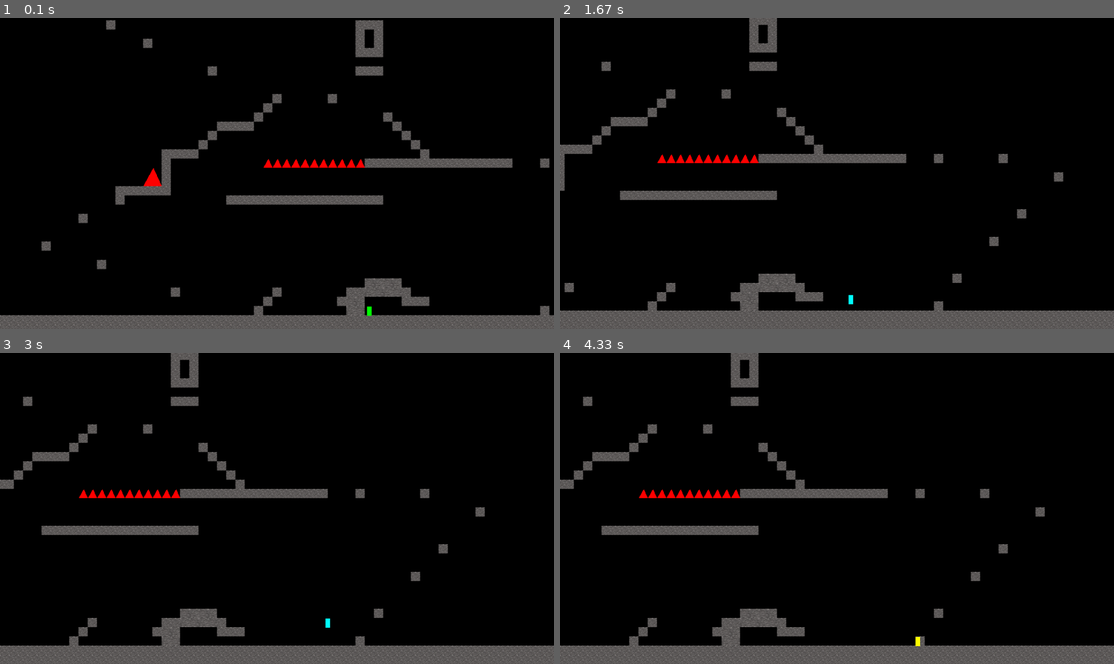
Above: before the commit, frames 1-4 (two rows, left to right).
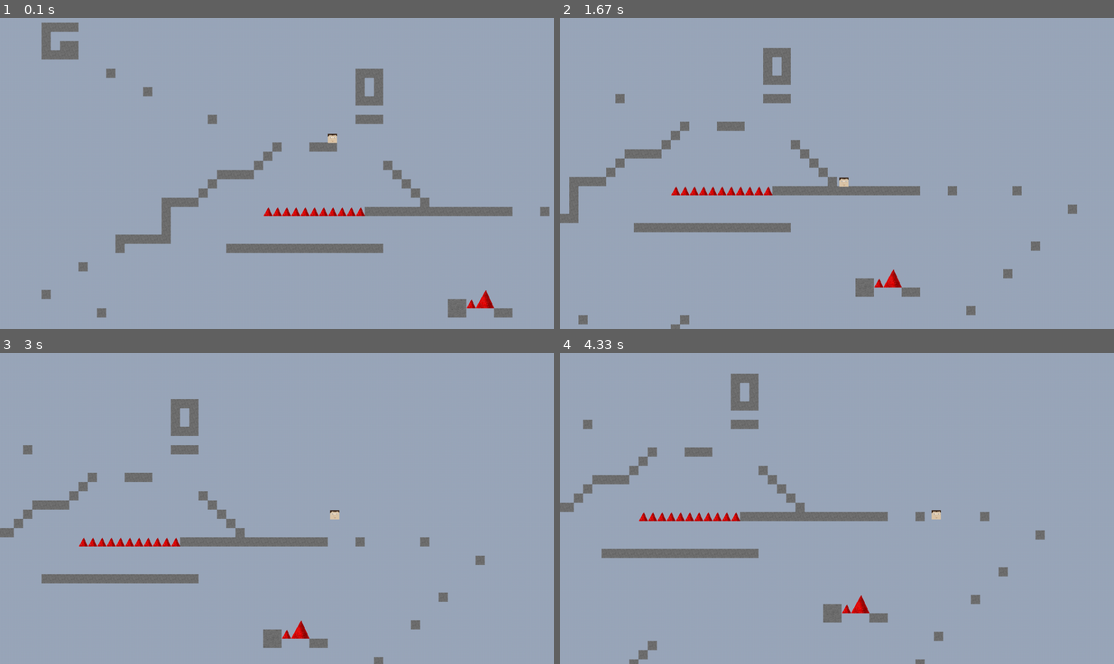
Above: after the commit, the same moments.

Repository: CocoMarck/Juego-cuadradoFeliz
Game: pygame game, started from cuadradoFeliz.py
Two runs of this game, one before a commit and one after it. Both use one fixed random seed, a clock stepped at 60 frames per second and the inputs below.
Inputs:
- Up to frame 1 (0.1 s): no input
- Up to frame 2 (1.67 s): hold Right 0.33-0.8 s; hold Right 0.83-1.3 s; tap Space at 0.9, 1.2, 1.4 s; hold Left from 1.33 s (still down)
- Up to frame 3 (3 s): tap Space at 1.7, 2.4, 2.7 s; release Left at 1.87 s; hold Right 2.33-2.97 s
- Up to frame 4 (4.33 s): hold Left 3-3.47 s; tap Space at 3.07, 3.37, 3.57, 3.87, 4.07 s; hold Right 3.5-3.97 s; hold Right from 4 s (still down)

The runs differ from the first frame. In frame 1, 100% of the frame differs, in the area x 0-100%, y 0-100%; in frame 2, 100%; in frame 3, 100%; in frame 4, 100%.

Commit message:
Add files via upload

Diff:
--- a/Modulos/pygame/Modulo_pygame.py
+++ b/Modulos/pygame/Modulo_pygame.py
@@ -21,46 +21,7 @@
     # Si el obj_main, esta colisionando con el obj_collide, seguira el codigo
     if obj_main.rect.colliderect(obj_collide.rect):
         # Para detectar que la altura el solido y la del jugador sean correctas.
-        if obj_main.rect.height > obj_collide.rect.height:
-            # Advertencia Altura de obj_collide mas pequeña comparada con la del obj_main
-            if obj_collide.rect.height == obj_main.rect.height/2:
-                # obj_main = 16, obj_collide = 8,
-                # more_height = obj_main -( obj_main + (obj_collide/2) ) = -4
-                more_height = (
-                    obj_main.rect.height -( obj_main.rect.height + (obj_collide.rect.height/2) )
-                )
-            else:
-                more_height = 0
-
-        elif obj_main.rect.height < obj_collide.rect.height:
-            # Advertencia Altura de obj_collide mas alta comparada con la del obj_main
-            # Para acomodar colision del lado de abajo de forma adecuada.
-            # Ejemplo:
-            # obj_collide.altura = 32
-            # obj_main.altura = 16
-            # 16 cabe dos veces en 32, entonces: count = 2
-            # more_height = obj_collide.altura - ( obj_main.altura / ( count/(count/2) ) ) = 24
-            # para evitar bugs:
-            # more_height = more_height -(obj_main.altura/4)
-            count = 1
-            difference = obj_collide.rect.height
-            reduction = True
-            while reduction:
-                count += 1
-                difference -= obj_main.rect.height
-                if difference <= obj_main.rect.height:
-                    reduction = False
-            more_height = (
-                obj_collide.rect.height -( obj_main.rect.height / ( count/(count/2) ) )
-                -(obj_main.rect.height/4)
-            )
-
-        else:
-            # Excelente, la altura de obj_main es la misma que la de obj_collide
-            # El "+(obj_collide.rect.height//4)", es para evitar dos colisiones seguidas:
-            # Puede ser colisionar del lado izquierdo o derecho y seguido el lado inferior.
-            # Funciona, porque la colision del lado inferior, esta un poco mas abajo de lo normal.
-            more_height = obj_collide.rect.height//4
+        more_height = obj_more_height(obj_main=obj_main, obj_collide=obj_collide)
 
 
         # Deteccion de colision arriba/abajo
@@ -115,6 +76,112 @@
 
 
 
+def obj_collision_sides_rebound(obj_main, obj_collide):
+    '''
+    El objeto main, tiene que tener atributos adicionales llamados
+    self.jumping = bool
+    self.move_positive_x = bool
+    '''
+    # Si el obj_main, esta colisionando con el obj_collide, seguira el codigo
+    if obj_main.rect.colliderect(obj_collide.rect):
+        # Para detectar que la altura el solido y la del jugador sean correctas.
+        more_height = obj_more_height(obj_main=obj_main, obj_collide=obj_collide)
+
+        # Deteccion de colision arriba/abajo
+        # Recuerda que no se puede colisionar dos veces, se eliguira una colision, y en este caso siempre tiene mas pioridad la colision arriba, debido a que esta arriba de la linea de colision de a abajo.
+        direction = None
+        if obj_main.rect.y < obj_collide.rect.y:
+            # El obj_main, se movera "el valor de coordenadas y del obj_collide, menos el valor de la altura del obj_collide, mas un pixel", mueve al obj_main hacia arriba ( tendencia a ser valor negativo ).
+            # Unicamente en esta posición, el jugador podra moverse y saltar.
+            direction = 'collide_up'
+            #obj_main.rect.y = obj_collide.rect.y - obj_main.rect.height
+            obj_main.jumping = True
+
+        elif obj_main.rect.y > obj_collide.rect.y + (more_height):
+            # El obj_main, se movera "el valor de coorenadas y de obj_collide, mas el valor de la altura del obj_collide", mueva al obj_main hacia abajo ( tendencia a ser valor positivo ).
+            # El obj_main, ya no tendra permitido saltar.
+            direction = 'collide_down'
+            obj_main.rect.y = obj_collide.rect.y + obj_collide.rect.height
+            obj_main.jumping = False
+
+            # Si el obj_collide tiene menos altura que el obj_main, el obj_main no podra moverse de izq/der
+            # Se forzara aleatoriamente el movimiento hacia la izquierda o derecha.
+            if more_height == 0:
+                pass
+
+        # Deteccion de colision izquierda/derecha
+        # Collisionar de izquierda/derecha solo cuando el obj_main no es mas pequeño en hight que del obj_collide
+        # Si more_height esta en 0, el jugador no colisionara en lados izquierda/derecha.
+        elif not more_height == 0:
+            # El "obj_main.not_move", ayuda a que no se pueda mover de ninguna manera al obj_main
+            # Los "obj_main.rect.x +- = self.speed" vistos aqui, redirecciónan al lado contrario al obj_main dependiendo si colisiono del lado derecho o del lado izquierdo
+            # Recuerda que no se puede colisionar dos veces, se eliguira una colision, y en este caso siempre tiene mas pioridad la colision izquirda, debido a que esta arriba de la linea de colision de la derecha.
+            if obj_main.rect.x < obj_collide.rect.x + (obj_main.speedxy/8):
+                direction = 'collide_left'
+                obj_main.rect.x = obj_collide.rect.x -obj_main.rect.width*2
+                obj_main.move_positive_x = False
+
+            elif obj_main.rect.x > obj_collide.rect.x - (obj_main.speedxy/8):
+                direction = 'collide_right'
+                obj_main.rect.x = obj_collide.rect.x +obj_collide.rect.width*2
+                obj_main.move_positive_x = True
+
+        # Retornar valores
+        if not direction == None:
+            return direction
+
+
+
+
+def obj_more_height(obj_main, obj_collide):
+    # Si el obj_main, esta colisionando con el obj_collide, seguira el codigo
+    # Para detectar que la altura el solido y la del jugador sean correctas.
+    if obj_main.rect.height > obj_collide.rect.height:
+        # Advertencia Altura de obj_collide mas pequeña comparada con la del obj_main
+        if obj_collide.rect.height == obj_main.rect.height/2:
+            # obj_main = 16, obj_collide = 8,
+            # more_height = obj_main -( obj_main + (obj_collide/2) ) = -4
+            more_height = (
+                obj_main.rect.height -( obj_main.rect.height + (obj_collide.rect.height/2) )
+            )
+        else:
+            more_height = 0
+
+    elif obj_main.rect.height < obj_collide.rect.height:
+        # Advertencia Altura de obj_collide mas alta comparada con la del obj_main
+        # Para acomodar colision del lado de abajo de forma adecuada.
+        # Ejemplo:
+        # obj_collide.altura = 32
+        # obj_main.altura = 16
+        # 16 cabe dos veces en 32, entonces: count = 2
+        # more_height = obj_collide.altura - ( obj_main.altura / ( count/(count/2) ) ) = 24
+        # para evitar bugs:
+        # more_height = more_height -(obj_main.altura/4)
+        count = 1
+        difference = obj_collide.rect.height
+        reduction = True
+        while reduction:
+            count += 1
+            difference -= obj_main.rect.height
+            if difference <= obj_main.rect.height:
+                reduction = False
+        more_height = (
+            obj_collide.rect.height -( obj_main.rect.height / ( count/(count/2) ) )
+            -(obj_main.rect.height/4)
+        )
+
+    else:
+        # Excelente, la altura de obj_main es la misma que la de obj_collide
+        # El "+(obj_collide.rect.height//4)", es para evitar dos colisiones seguidas:
+        # Puede ser colisionar del lado izquierdo o derecho y seguido el lado inferior.
+        # Funciona, porque la colision del lado inferior, esta un poco mas abajo de lo normal.
+        more_height = obj_collide.rect.height//4
+
+    return more_height
+
+
+
+
 def obj_coordinate_multiplier(
     multipler=2,
     pixel=16,
@@ -197,7 +264,6 @@
     all_sprites=None,
     limit_objects=None,
     player=None,
-    player_spawn_hp=100, player_spawn_xy=[0, 0]
 ):
     '''
     Función para mover la camara, segun donde se mueva el jugador. Ya sea verticalmente o horizontalmente
@@ -219,6 +285,7 @@
     Entero: player_spawn_hp, es el valor entero de vida inicial del jugador.
     Lista:  player_spawn_xy, es la posición de inicio "x y"  del jugador.
     '''
+    dead = False
     # Camara lado x
     # Si la camara detecta que hay un limite de camara del lado derecho/izquierdo y que el jugador no esta en medio de la pantalla, lo detectara, y no permitira mover la camara.
     camera_move_x = True
@@ -297,24 +364,10 @@
                 sprite.rect.y -= player.gravity_power
 
     # Cuando el player muere
-    if player.hp == 0:
-        # Establecer todos los objetos como al inicio del juego
-        # Con base al valor xy actual de la camara, sus valores xy se invierten y se suman a las coordenadas actuales de los sprites.
-        # Recuerda que esto es posible: "x+ -x = 0"
-        for sprite in all_sprites:
-            sprite.rect.x += (camera_x*-1)
-            sprite.rect.y += (camera_y*-1)
-
-        # Establecer camara en la posición inicial
-        camera_x = 0
-        camera_y = 0
-
-        # Establecer player como al inicio del juego
-        player.rect.x = player_spawn_xy[0]
-        player.rect.y = player_spawn_xy[1]
-        player.hp = player_spawn_hp
-
-    return [camera_x, camera_y]
+    if player.hp <= 0:
+        dead = True
+
+    return [camera_x, camera_y, dead]
 
 
 
--- a/cuadradoFeliz.py
+++ b/cuadradoFeliz.py
@@ -1,7 +1,8 @@
 from Modulos.Modulo_Text import Text_Read
 from Modulos.pygame.Modulo_pygame import (
     generic_colors, obj_collision_sides_solid, obj_coordinate_multiplier,
-    player_camera_prepare, player_camera_move
+    player_camera_prepare, player_camera_move,
+    obj_collision_sides_rebound
 )
 
 import pygame, sys, os, random
@@ -39,16 +40,12 @@
 
 # Objetos / Clases
 class Player(pygame.sprite.Sprite):
-    def __init__(self, position=(disp_width//2,disp_height//2), show_collide=True ):
+    def __init__(self, position=(disp_width//2,disp_height//2), show_collide=False, show_sprite=True ):
         super().__init__()
 
         # Sprite
-        #self.sprite = pygame.sprite.Sprite()
-        #self.sprite.surf = pygame.transform.scale(
-        #    pygame.image.load(os.path.join(dir_sprites, 'floor/stone.png')), (disp_width//60, disp_width//60)
-        #)
-        #self.sprite.rect = self.sprite.surf.get_rect(center=position)
-        #all_sprites.add(self.sprite)
+        self.show_sprite = show_sprite
+        self.sprite = None
 
         self.surf = pygame.Surface( (disp_width//120, disp_width//60), pygame.SRCALPHA )
         if show_collide == True:
@@ -61,6 +58,7 @@
         self.rect = self.surf.get_rect(
             center=position
         )
+        all_sprites.add(self)
 
         # Movimeinto
         # Jump power, establece velocidad y alura de salto.
@@ -73,6 +71,7 @@
 
         # Vida
         self.hp = 100
+
 
     def move(self):
         # Teclas de movimiento
@@ -94,12 +93,20 @@
                 self.rect.x -= self.speed
                 if self.jumping == False and self.gravity == False:
                     self.surf.fill( generic_colors('yellow', transparency=self.transparency) )
+                elif self.jumping == True:
+                    self.surf.fill( (128, 0, 255, self.transparency) )
+                else:
+                    self.surf.fill( (0, 128, 255, self.transparency) )
 
             if self.pressed_right:
                 self.moving = True
                 self.rect.x += self.speed
                 if self.jumping == False and self.gravity == False:
                     self.surf.fill( generic_colors('yellow', transparency=self.transparency) )
+                elif self.jumping == True:
+                    self.surf.fill( (128, 0, 255, self.transparency) )
+                else:
+                    self.surf.fill( (0, 128, 255, self.transparency) )
 
     def jump(self):
         if (
@@ -109,6 +116,23 @@
             self.jumping = True
 
     def update(self):
+        # Mostrar o no el sprite
+        if self.sprite == None:
+            if self.show_sprite == True:
+                self.sprite = pygame.sprite.Sprite()
+                self.sprite.surf = pygame.transform.scale(
+                    pygame.image.load(
+                        os.path.join(dir_sprites, 'player/player_not-move.png')),
+                        (disp_width//60, disp_width//60
+                    )
+                )
+                self.sprite.rect = self.sprite.surf.get_rect()
+                all_sprites.add(self.sprite)
+        else:
+            if self.show_sprite == False:
+                self.sprite.kill()
+                self.sprite = None
+
         # Colisiones
         collide = False
         damage = False
@@ -165,7 +189,9 @@
             if self.hp <= 0:
                 # El player se murio
                 # Establecer al player al spawn
-                self.hp = 0
+                self.not_move = True
+                self.gravity = False
+                self.jumping = False
 
         # Gravedad
         if (
@@ -195,9 +221,10 @@
             self.rect.y += 0
 
         # Actualizar sprite
-        #if not self.sprite == None:
-        #    self.sprite.rect.x = self.rect.x -(self.rect.width/2)
-        #    self.sprite.rect.y = self.rect.y
+        if not self.sprite == None:
+            self.sprite.rect.x = self.rect.x -(self.rect.width/2)
+            self.sprite.rect.y = self.rect.y
+
 
 
 
@@ -334,12 +361,153 @@
 
 
 
+class Anim_player_dead(pygame.sprite.Sprite):
+    def __init__(self, position=(0,0), fps=fps ):
+        super().__init__()
+
+        # Principal
+        self.size = disp_width//60
+        self.surf = pygame.Surface( (self.size, self.size) )
+        self.rect = self.surf.get_rect( center=position )
+
+        self.fps = fps*3
+        self.__count = 0
+        self.anim_fin = False
+        all_sprites.add( self )
+        anim_sprites.add( self )
+
+        # Partes
+        self.part1 = Player_part(
+            size=self.size//2,
+            position=(self.rect.x+self.size//2, self.rect.y+self.size),
+            color=generic_colors('green')
+        )
+
+        self.part2 = Player_part(
+            size=self.size//2,
+            position=(self.rect.x+self.size, self.rect.y+self.size),
+            color=generic_colors('blue')
+        )
+
+        self.part3 = Player_part(
+            size=self.size//2,
+            position=(self.rect.x+self.size//2, self.rect.y+self.size//2),
+            color=generic_colors('yellow')
+        )
+
+        self.part4 = Player_part(
+            size=self.size//2,
+            position=(self.rect.x+self.size, self.rect.y+self.size//2),
+            color=generic_colors('sky_blue')
+        )
+
+    def create_part(self, position=(0,0), color=( 0, 255, 0)):
+        part = pygame.sprite.Sprite()
+        part.surf = pygame.Surface( (self.size//2, self.size//2) )
+        part.surf.fill( color  )
+        part.rect = sprite.surf.get_rect(
+            center=( position )
+        )
+        all_sprites.add(part)
+        return part
+
+    def anim(self):
+        # Partes
+        self.part1.update()
+        self.part2.update()
+        self.part3.update()
+        self.part4.update()
+
+        # Contador
+        self.__count += 1
+        if self.__count*5 <= 128:
+            self.surf.fill( ( 255-(self.__count*5), 0, 0)  )
+
+        if self.__count == self.fps:
+            # Animacion terminada, todos los objetos se eliminaran
+            self.anim_fin = True
+            self.part1.kill()
+            self.part2.kill()
+            self.part3.kill()
+            self.part4.kill()
+            self.kill()
+
+
+
+class Player_part(pygame.sprite.Sprite):
+    def __init__(self, size=disp_width//120, color=generic_colors('green'), position=(0,0) ):
+        super().__init__()
+
+        # Collider y sprite
+        self.size = size
+        self.surf = pygame.Surface( (self.size, self.size) )
+        self.surf.fill( color  )
+        self.rect = sprite.surf.get_rect(
+            center=( position )
+        )
+        all_sprites.add(self)
+
+        # Movimiento
+        if random.randint(0, 1) == 1:
+            self.move_positive_x = True
+        else:
+            self.move_positive_x = False
+
+        if random.randint(0, 1) == 1:
+            self.move_positive_y = True
+        else:
+            self.move_positive_y = False
+
+        self.jumping = False
+        self.__jump_number = 0
+        self.speedxy = random.randint(size//4, size//2)
+
+    def update(self):
+        self.gravity = True
+
+        # Colisiones
+        for solid_object in solid_objects:
+            collide = obj_collision_sides_rebound(
+                obj_main=self, obj_collide=solid_object
+            )
+            if not collide == None:
+                self.gravity = False
+
+        # Gravedad / Salto / Movimiento y
+        if self.gravity == True:
+            self.move_positive_y = True
+
+        if self.jumping == True:
+            self.move_positive_y = False
+        else:
+            self.move_positive_y = True
+
+        if self.move_positive_y == True:
+            self.rect.y += self.speedxy
+        else:
+            self.__jump_number += self.speedxy
+            self.rect.y -= self.speedxy
+            self.jumping = True
+            if self.__jump_number >= self.speedxy*8:
+                self.__jump_number = 0
+                self.jumping = False
+
+        # Movimiento x
+        if self.move_positive_x == True:
+            self.rect.x += self.speedxy
+        else:
+            self.rect.x -= self.speedxy
+
+
+
+
 # Grupos de sprites
 all_sprites = pygame.sprite.Group()
 solid_objects = pygame.sprite.Group()
 instakill_objects = pygame.sprite.Group()
 damage_objects = pygame.sprite.Group()
 limit_objects = pygame.sprite.Group()
+anim_sprites = pygame.sprite.Group()
 
 
 '''
@@ -363,8 +531,10 @@
     def __init__(self,
         x_column = 0,
         y_column = 0,
-        map_level = Text_Read(os.path.join(dir_maps, 'cf_map_default.txt'), 'ModeList'),
+        map_level = Text_Read(os.path.join(dir_maps, 'cf_map.txt'), 'ModeList'),
     ):
+        #cf_map_default.txt
+        #cf_map.txt
         '''
         Funcion que permite crear niveles de una forma visual y sencilla.
         "." para un espacio de el "ancho sobre 60" del juego
@@ -457,13 +627,14 @@
     plat.limit_collision()
 
 player = Player( position=start_map.player_spawn )
-all_sprites.add(player)
 
 player_spawn_hp = player.hp
 player_spawn_xy = player_camera_prepare(
     disp_width=disp_width, disp_height=disp_height, more_pixels=disp_width//30,
     all_sprites=all_sprites, player=player, show_coordenades=True
 )
+player_show_sprite = player.show_sprite
+player_anim_dead = None
 
 camera_x = 0
 camera_y = 0
@@ -482,14 +653,22 @@
                 player.jump()
 
     # Fondo
-    display.fill(generic_colors('black'))
+    display.fill( (155, 168, 187) )
 
     # Objetos / Sprites
     player.update()
     player.move()
 
     for sprite in all_sprites:
-        display.blit(sprite.surf, sprite.rect)
+        if not sprite == player:
+            display.blit(sprite.surf, sprite.rect)
+
+    for sprite in all_sprites:
+        if sprite == player:
+            display.blit(sprite.surf, sprite.rect)
+
+    for sprite in anim_sprites:
+        sprite.anim()
 
     # Camara
     camera = player_camera_move(
@@ -498,10 +677,39 @@
         all_sprites=all_sprites,
         limit_objects=limit_objects,
         player=player,
-        player_spawn_hp=player_spawn_hp, player_spawn_xy=player_spawn_xy
     )
     camera_x=camera[0]
     camera_y=camera[1]
+    dead = camera[2]
+    if dead == True:
+        if player_anim_dead == None:
+            player_anim_dead = Anim_player_dead(
+                position=(
+                    (player.rect.x +(player.rect.width/2)),
+                    player.rect.y+(player.rect.height//2)
+                )
+            )
+            player.show_sprite = False
+        else:
+            if player_anim_dead.anim_fin == True:
+                player_anim_dead = None
+                # Establecer todos los objetos como al inicio del juego
+                # Con base al valor xy actual de la camara, sus valores xy se invierten y se suman a las coordenadas actuales de los sprites.
+                # Recuerda que esto es posible: "x+ -x = 0"
+                for sprite in all_sprites:
+                    sprite.rect.x += (camera_x*-1)
+                    sprite.rect.y += (camera_y*-1)
+
+                # Establecer camara en la posición inicial
+                camera_x = 0
+                camera_y = 0
+
+                # Establecer player como al inicio del juego
+                player.rect.x = player_spawn_xy[0]
+                player.rect.y = player_spawn_xy[1]
+                player.hp = player_spawn_hp
+                player.show_sprite = player_show_sprite
+
 
 
     # Fin
--- a/data/maps/cf_map.txt
+++ b/data/maps/cf_map.txt
@@ -1,6 +1,6 @@
 |....pppp.......................................................................|
 .....p...........................................................................
-.....pjpp........................................................................
+.....p.pp........................................................................
 .....pppp........................................................................
 .................................................................................
 ............p..........................ppp.......................................
@@ -10,8 +10,8 @@
 .................................................................................
 .......................p...............ppp........................................
 .................................................................................
-.................................................................................
-..............................p.....p............................................
+....................................j............................................
+..............................p...ppp............................................
 .............................p...................................................
 ............................p.............p......................................
 ........................pppp...............p.....................................
@@ -27,9 +27,9 @@
 .........p..........................................................p............
 .................................................................................
 .................................................................................
-.....p...........................................................p...............
-.................................................................................
-...........p.....................................................................
+.....p..............................................A#...........p...............
+.................................................P#^##..........................
+...........p.....................................##...pp.........................
 .................................................................................
 .............................................................p...................
 ...................p..........p..................................................
Binary file changed: data/sprites/floor/stone.png
Binary file added: data/sprites/player/player_not-move.png
Binary file changed: data/sprites/spikes/spike.png
